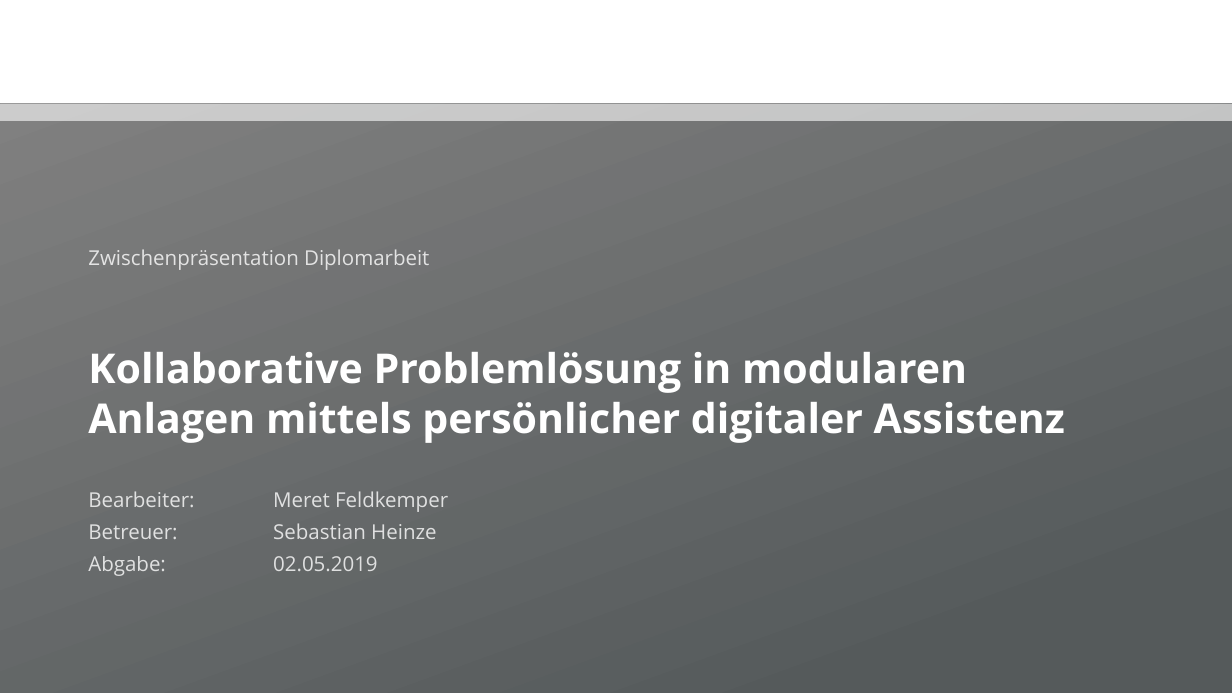
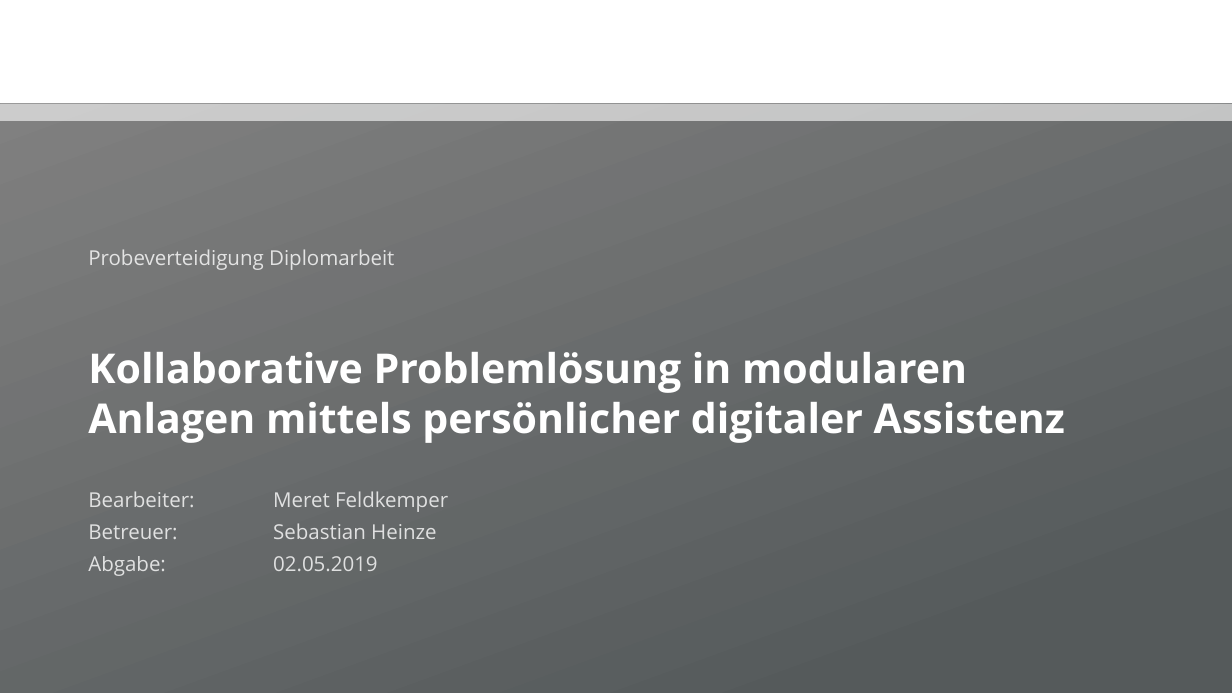
Before and after one commit to Ral3007/Diplomarbeit, a slide deck: slide 1 of Dokumente/Präsentationen/2019-04-29_DA_Feldkemper_Probeverteidigung.pptx. Drawn at 1232x693 pixels with LibreOffice and Linux fonts; fonts in the diff are those of the drawing; background and template pictures are left out. Boxes give left, top, right and bottom in pixels: in the first picture for what was removed or moved away, otherwise in the second. Text is boxed around its words. In the diff, an @@ line names an element or a change of style, - is before the commit and + after.

```diff
--- a/Dokumente/Präsentationen/2019-04-29_DA_Feldkemper_Probeverteidigung.pptx
+++ b/Dokumente/Präsentationen/2019-04-29_DA_Feldkemper_Probeverteidigung.pptx
@@ text at [88, 249, 394, 270]: text changed @@
-Zwischenpräsentation Diplomarbeit
+Probeverteidigung Diplomarbeit
```
Also in this commit, not shown: 10 slides added, 1 other file.
